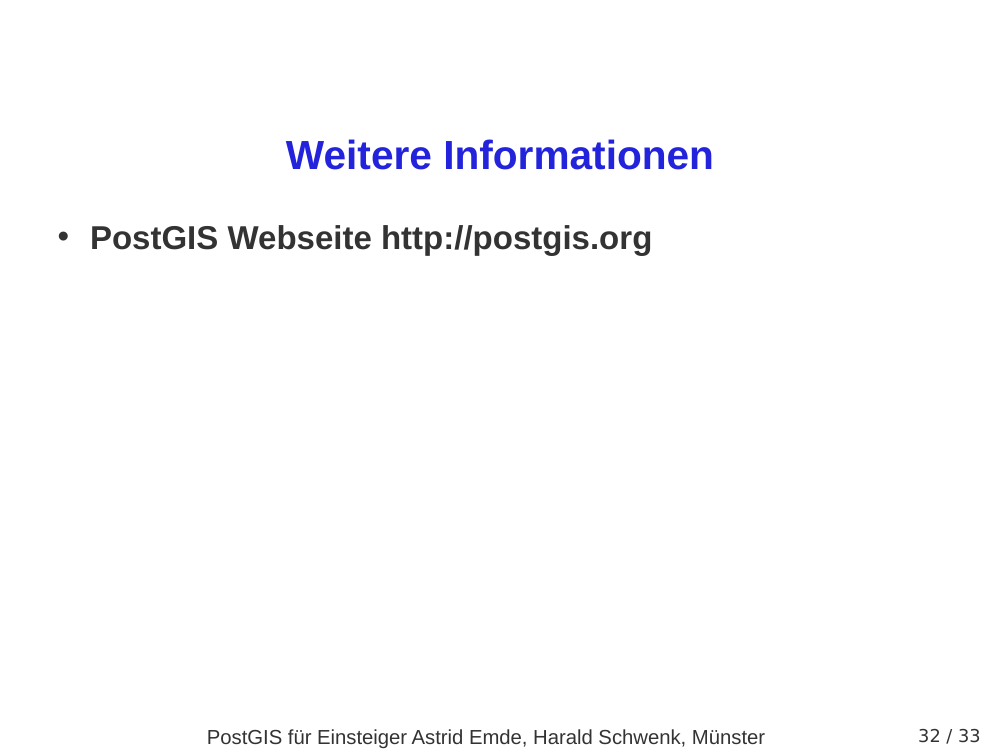
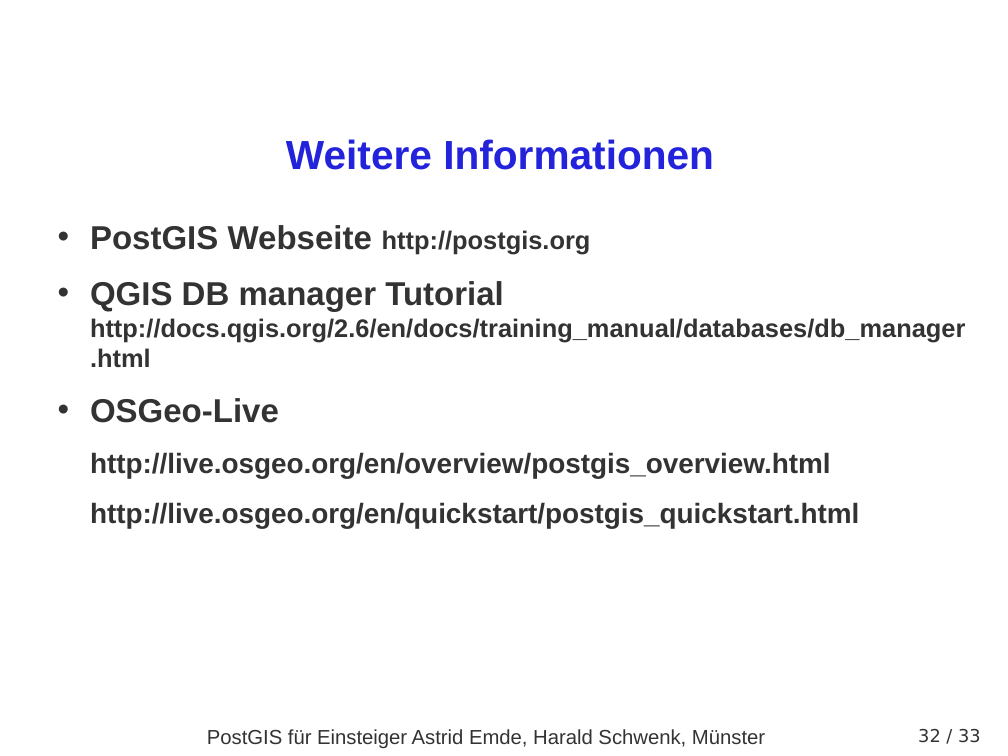
Before and after one commit to astroidex/presentations, a slide deck: slide 32 of FOSSGIS2015/PostGIS_fuer_Einsteiger/FOSSGIS2015_PostGIS_fuer_Einsteiger_AEmde_HSchwenk.odp. Drawn at 1008x756 pixels with LibreOffice and Linux fonts; fonts in the diff are those of the drawing; background and template pictures are left out. Boxes give left, top, right and bottom in pixels: in the first picture for what was removed or moved away, otherwise in the second. Text is boxed around its words. In the diff, an @@ line names an element or a change of style, - is before the commit and + after.

Commit message:
Folientitel und weitere Links

```diff
--- a/FOSSGIS2015/PostGIS_fuer_Einsteiger/FOSSGIS2015_PostGIS_fuer_Einsteiger_AEmde_HSchwenk.odp
+++ b/FOSSGIS2015/PostGIS_fuer_Einsteiger/FOSSGIS2015_PostGIS_fuer_Einsteiger_AEmde_HSchwenk.odp
@@ text at bbox=[90, 225, 591, 254]: size 26 to 20 pt in "http://postgis.org" @@
@@ text at bbox=[90, 281, 965, 529]: paragraphs added @@
+• QGIS DB manager Tutorial http://docs.qgis.org/2.6/en/docs/training_manual/databases/db_manager.html
+• OSGeo-Live
+http://live.osgeo.org/en/overview/postgis_overview.html
+http://live.osgeo.org/en/quickstart/postgis_quickstart.html
```
Also in this commit, not shown: 1 other slide changed, 1 other file.
